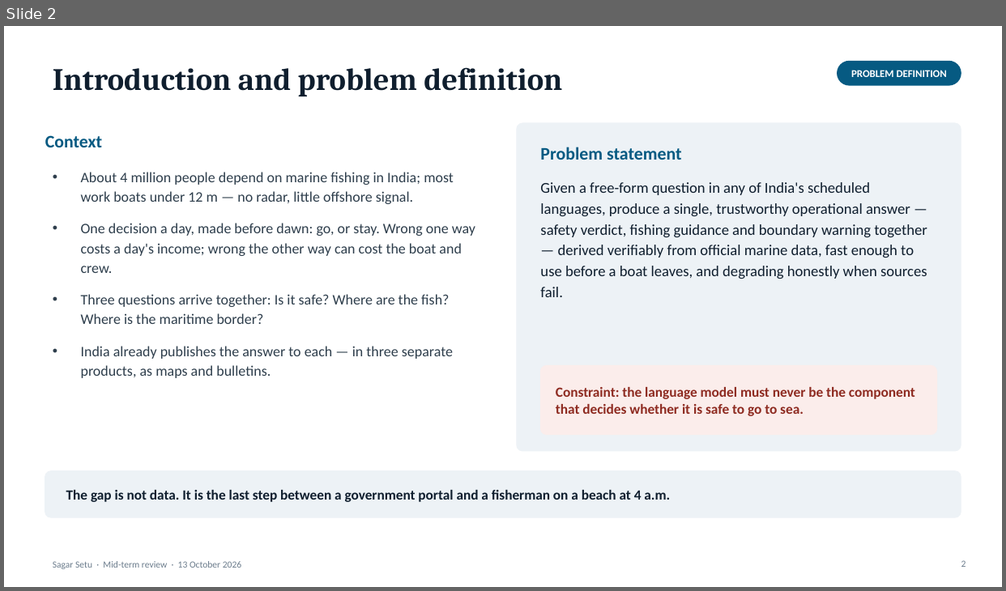
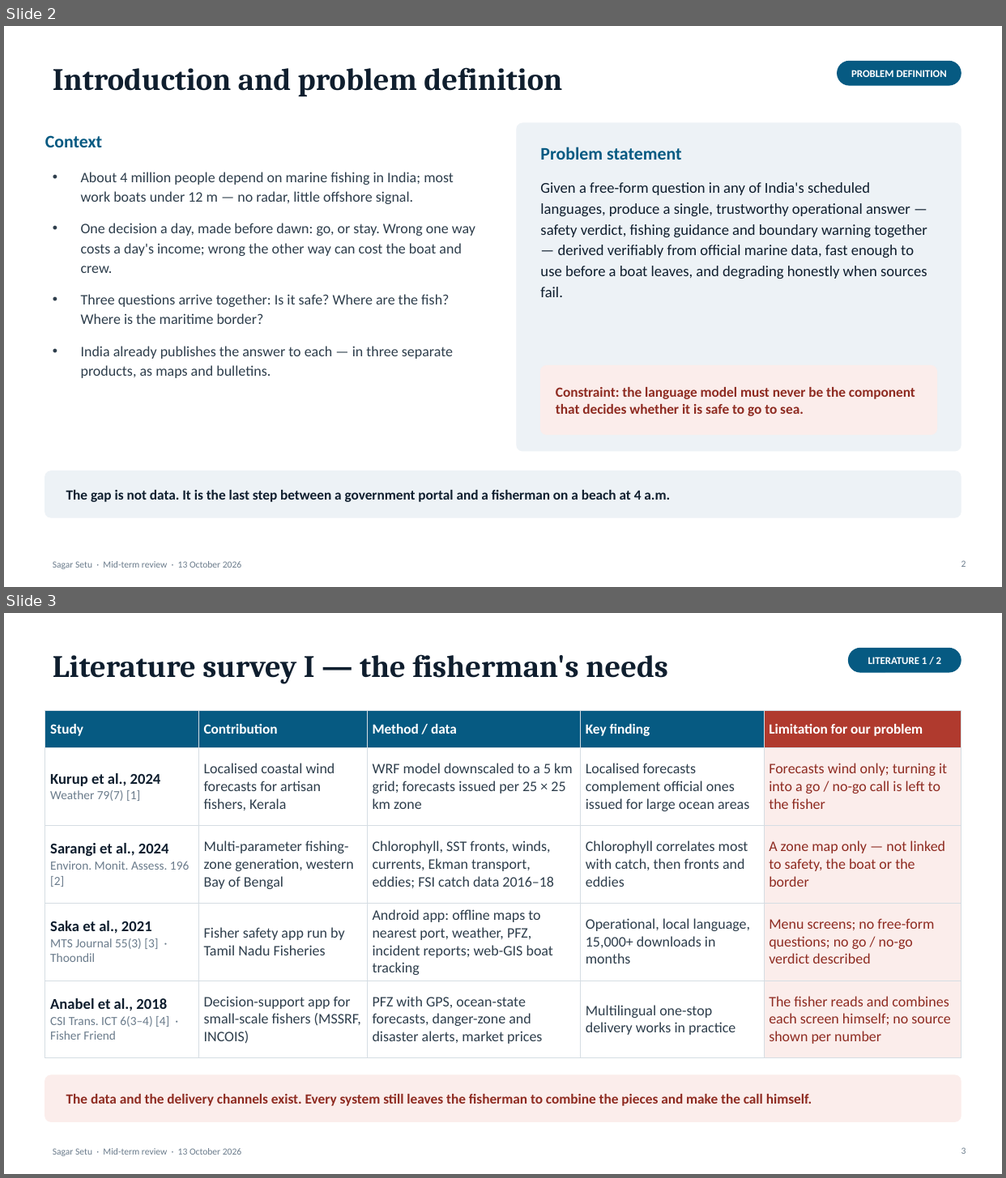
Before and after one commit to harshvsinghnorth/sagar-setu, a slide deck: docs/Sagar_Setu_MidTerm.pptx. Shown one above the other, each under a label of ours: slide 2 before the commit, slides 2 and 3 after it. The pictures are 1006x591 and 1006x1178 pixels, drawn with LibreOffice and Linux fonts; fonts in the diff are those of the drawing. Boxes give left, top, right and bottom in pixels: in the first picture for what was removed or moved away, otherwise in the second. Text is boxed around its words. In the diff, an @@ line names an element or a change of style, - is before the commit and + after.

```diff
--- a/docs/Sagar_Setu_MidTerm.pptx
+++ b/docs/Sagar_Setu_MidTerm.pptx
@@ slide 3 added at (4,613,1002,1174), background #FFFFFF; not listed: 1 template element that a slide beside it also shows @@
@@ title added at (53,654,668,684), 30 pt, text #0F1E2E, bold @@
+Literature survey I — the fisherman's needs
@@ rounded rectangle added at (849,648,961,672), fill #065A82, outline #065A82 1 pt @@
@@ text added at (868,657,941,664), 10 pt, text #FFFFFF, bold @@
+LITERATURE 1 / 2
@@ table added at (45,710,961,1047), 5 rows, 5 columns @@
+Study | Contribution | Method / data | Key finding | Limitation for our problem
+Kurup et al., 2024 / Weather 79(7) [1] | Localised coastal wind forecasts for artisan fishers, Kerala | WRF model downscaled to a 5 km grid; forecasts issued per 25 × 25 km zone | Localised forecasts complement official ones issued for large ocean areas | Forecasts wind only; turning it into a go / no-go call is left to the fisher
+Sarangi et al., 2024 / Environ. Monit. Assess. 196 [2] | Multi-parameter fishing-zone generation, western Bay of Bengal | Chlorophyll, SST fronts, winds, currents, Ekman transport, eddies; FSI catch data 2016–18 | Chlorophyll correlates most with catch, then fronts and eddies | A zone map only — not linked to safety, the boat or the border
+Saka et al., 2021 / MTS Journal 55(3) [3] · Thoondil | Fisher safety app run by Tamil Nadu Fisheries | Android app: offline maps to nearest port, weather, PFZ, incident reports; web-GIS boat tracking | Operational, local language, 15,000+ downloads in months | Menu screens; no free-form questions; no go / no-go verdict described
+Anabel et al., 2018 / CSI Trans. ICT 6(3–4) [4] · Fisher Friend | Decision-support app for small-scale fishers (MSSRF, INCOIS) | PFZ with GPS, ocean-state forecasts, danger-zone and disaster alerts, market prices | Multilingual one-stop delivery works in practice | The fisher reads and combines each screen himself; no source shown per number
@@ rounded rectangle added at (45,1076,961,1122), fill #FBEDEB, outline #FBEDEB 1 pt @@
@@ text added at (66,1094,812,1106), 13.5 pt, text #8E2B21, bold @@
+The data and the delivery channels exist. Every system still leaves the fisherman to combine the pieces and make the call himself.
@@ page number added at (961,1148,966,1154), 9 pt, text #6B7C8C @@
+3
```
Also in this commit, not shown: 7 slides changed, 2 slides removed, 10 other files.
